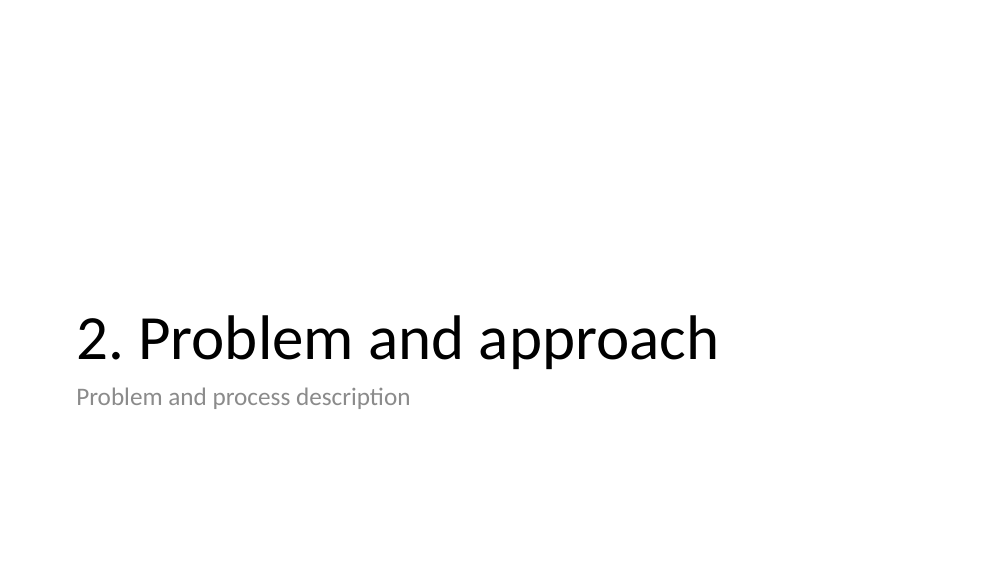
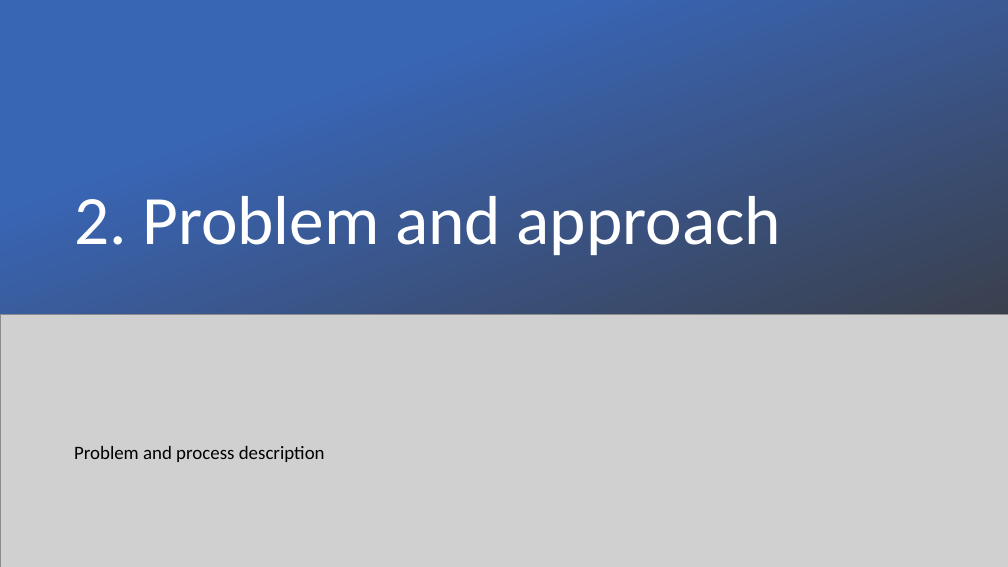
Before and after one commit to samuelstelzer/twitter_sentiment_analysis, a slide deck: slide 6 of handson_workshop.pptx (slide 5 before the commit). Drawn at 1008x567 pixels with LibreOffice and Linux fonts; fonts in the diff are those of the drawing; grey boxes stand for pictures. Boxes give left, top, right and bottom in pixels: in the first picture for what was removed or moved away, otherwise in the second. Text is boxed around its words. In the diff, an @@ line names an element or a change of style, - is before the commit and + after.

```diff
--- a/handson_workshop.pptx
+++ b/handson_workshop.pptx
@@ rectangle added at (0, 0, 1008, 461), fill gradient #3965B5 to #3B3838 @@
@@ title "2. Problem and approach": place and size @@
-title "2. Problem and approach" at (76, 315, 719, 369)
+title "2. Problem and approach" at (74, 196, 781, 255)
@@ title "2. Problem and approach" at (74, 196, 781, 255): size 60 to 66 pt, text colour #000000 to #FFFFFF; vertical alignment bottom to middle @@
@@ picture added at (0, 315, 1008, 567) @@
@@ text "Problem and process description": place and size @@
-text "Problem and process description" at (76, 387, 410, 409)
+text "Problem and process description" at (74, 446, 325, 462)
@@ text "Problem and process description" at (74, 446, 325, 462): size 24 to 18 pt, text colour #8C8C8C to #000000 @@
```
Also in this commit, not shown: 6 other slides changed, 1 slide added.
